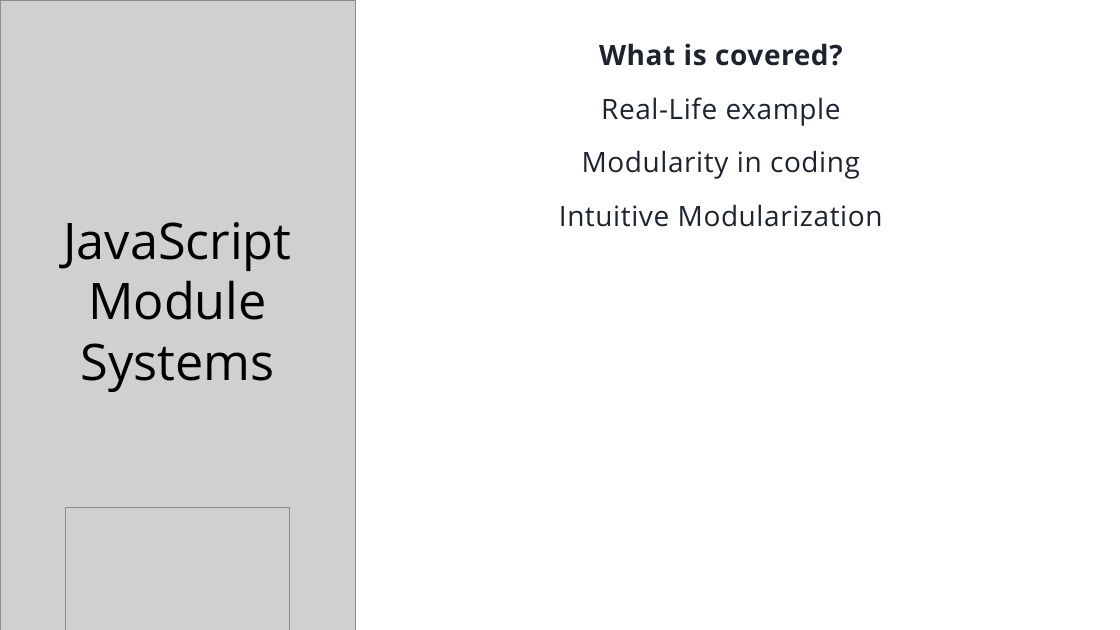
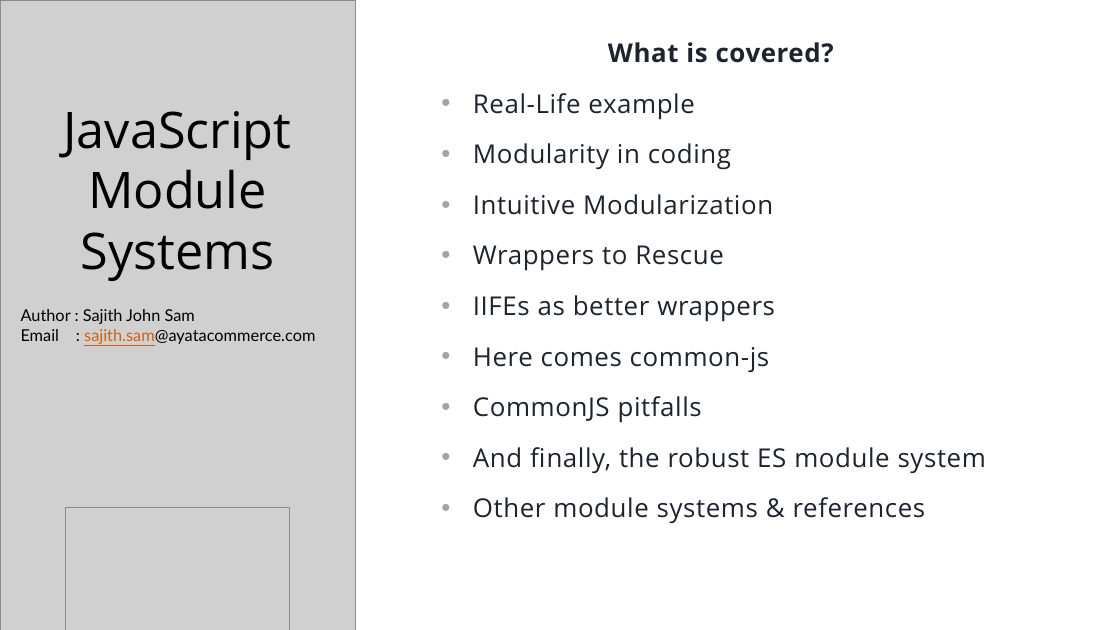
Before and after one commit to sjsam/js-module-systems, a slide deck: slide 1 of presentation.pptx. Drawn at 1120x630 pixels with LibreOffice and Linux fonts; fonts in the diff are those of the drawing; grey boxes stand for pictures. Boxes give left, top, right and bottom in pixels: in the first picture for what was removed or moved away, otherwise in the second. Text is boxed around its words. In the diff, an @@ line names an element or a change of style, - is before the commit and + after.

Commit message:
till common js

```diff
--- a/presentation.pptx
+++ b/presentation.pptx
@@ subtitle at [473,42,834,215]: size 24 to 22.2 pt in "What is covered?", "Real-Life example", "Modularity in coding", "Intuitive Modularization"; alignment centre to left; bullet none to • @@
@@ title "JavaScript Module Systems": place and size @@
-title "JavaScript Module Systems" at [63,222,291,392]
+title "JavaScript Module Systems" at [63,111,291,281]
@@ subtitle at [473,245,986,524]: paragraphs added @@
+• Wrappers to Rescue
+• IIFEs as better wrappers
+• Here comes common-js
+• CommonJS pitfalls
+• And finally, the robust ES module system
+• Other module systems & references
@@ text added at [21,309,315,344], 14 pt, text #000000 @@
+Author : Sajith John Sam
+Email : sajith.sam@ayatacommerce.com
```
Also in this commit, not shown: 2 other slides changed, 4 slides added, 20 other files.
